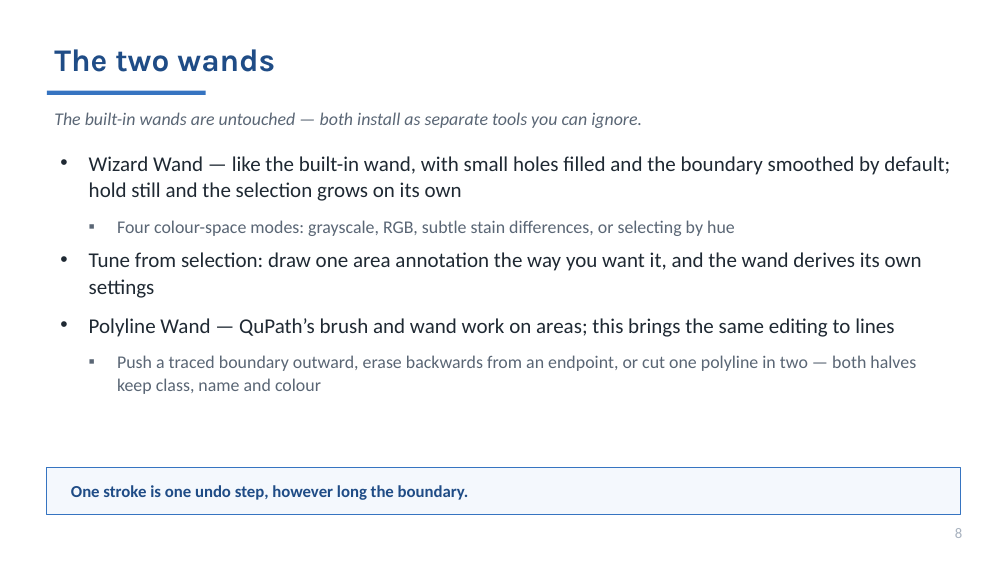
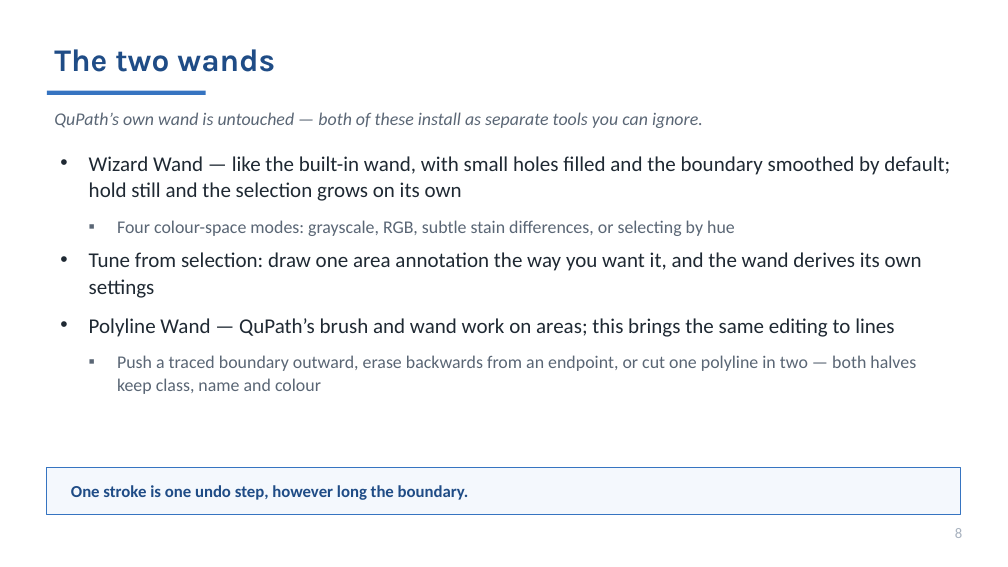
Before and after one commit to MichaelSNelson/BINA-I2K-2026-QuPath-Extensions, a slide deck: slide 8 of I2K_2026_QuPath_Extensions.pptx. Drawn at 1008x567 pixels with LibreOffice and Linux fonts; fonts in the diff are those of the drawing. Boxes give left, top, right and bottom in pixels: in the first picture for what was removed or moved away, otherwise in the second. Text is boxed around its words. In the diff, an @@ line names an element or a change of style, - is before the commit and + after.

```diff
--- a/I2K_2026_QuPath_Extensions.pptx
+++ b/I2K_2026_QuPath_Extensions.pptx
@@ text at bbox=[54, 112, 703, 128]: text changed @@
-The built-in wands are untouched — both install as separate tools you can ignore.
+QuPath’s own wand is untouched — both of these install as separate tools you can ignore.
```
Also in this commit, not shown: 8 other slides changed, 1 other file.
